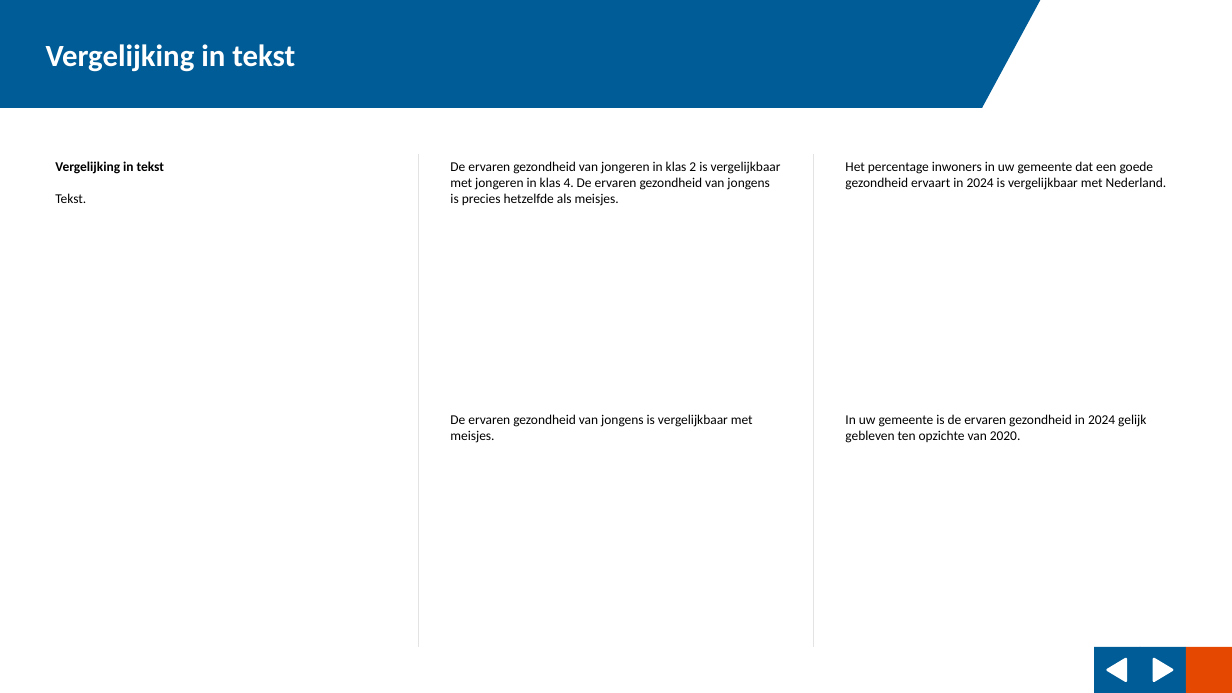
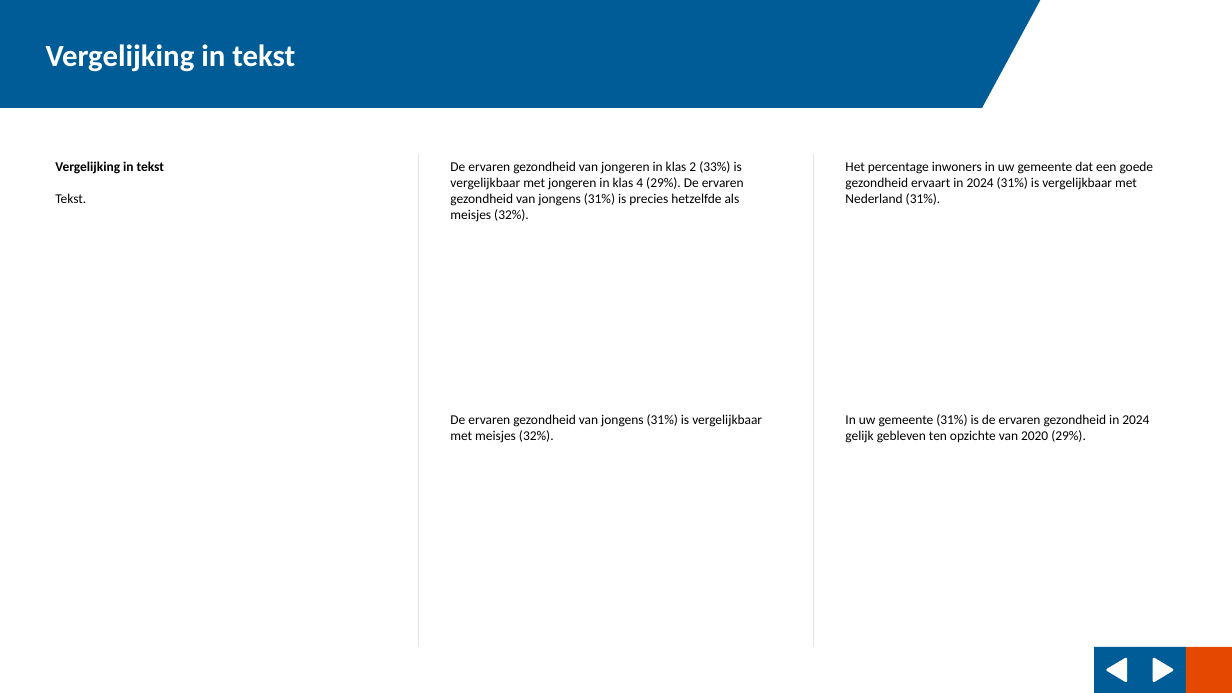
Before and after one commit to ggdatascience/reports_excel_to_powerpoint, a slide deck: slide 6 of example/Rapportage Zandwijk.pptx. Drawn at 1232x693 pixels with LibreOffice and Linux fonts; fonts in the diff are those of the drawing; background and template pictures are left out. Boxes give left, top, right and bottom in pixels: in the first picture for what was removed or moved away, otherwise in the second. Text is boxed around its words. In the diff, an @@ line names an element or a change of style, - is before the commit and + after.

```diff
--- a/example/Rapportage Zandwijk.pptx
+++ b/example/Rapportage Zandwijk.pptx
@@ text at (x1=450, y1=161, x2=744, y2=222): text changed @@
-De ervaren gezondheid van jongeren in klas 2 is vergelijkbaar met jongeren in klas 4. De ervaren gezondheid van jongens is precies hetzelfde als meisjes.
+De ervaren gezondheid van jongeren in klas 2 (33%) is vergelijkbaar met jongeren in klas 4 (29%). De ervaren gezondheid van jongens (31%) is precies hetzelfde als meisjes (32%).
@@ text at (x1=845, y1=161, x2=1154, y2=205): text changed @@
-Het percentage inwoners in uw gemeente dat een goede gezondheid ervaart in 2024 is vergelijkbaar met Nederland.
+Het percentage inwoners in uw gemeente dat een goede gezondheid ervaart in 2024 (31%) is vergelijkbaar met Nederland (31%).
@@ text at (x1=450, y1=414, x2=762, y2=443): text changed @@
-De ervaren gezondheid van jongens is vergelijkbaar met meisjes.
+De ervaren gezondheid van jongens (31%) is vergelijkbaar met meisjes (32%).
@@ text at (x1=845, y1=414, x2=1149, y2=443): text changed @@
-In uw gemeente is de ervaren gezondheid in 2024 gelijk gebleven ten opzichte van 2020.
+In uw gemeente (31%) is de ervaren gezondheid in 2024 gelijk gebleven ten opzichte van 2020 (29%).
```
Also in this commit, not shown: 5 other slides changed, 1 slide added, 17 other files.
